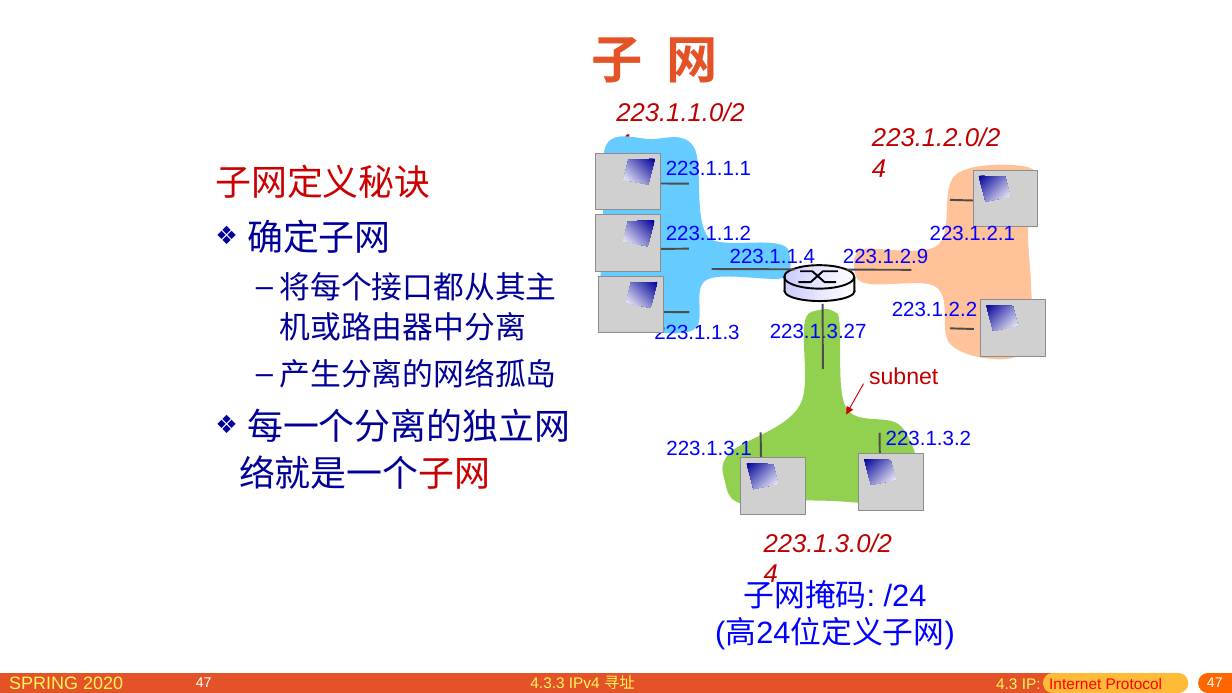
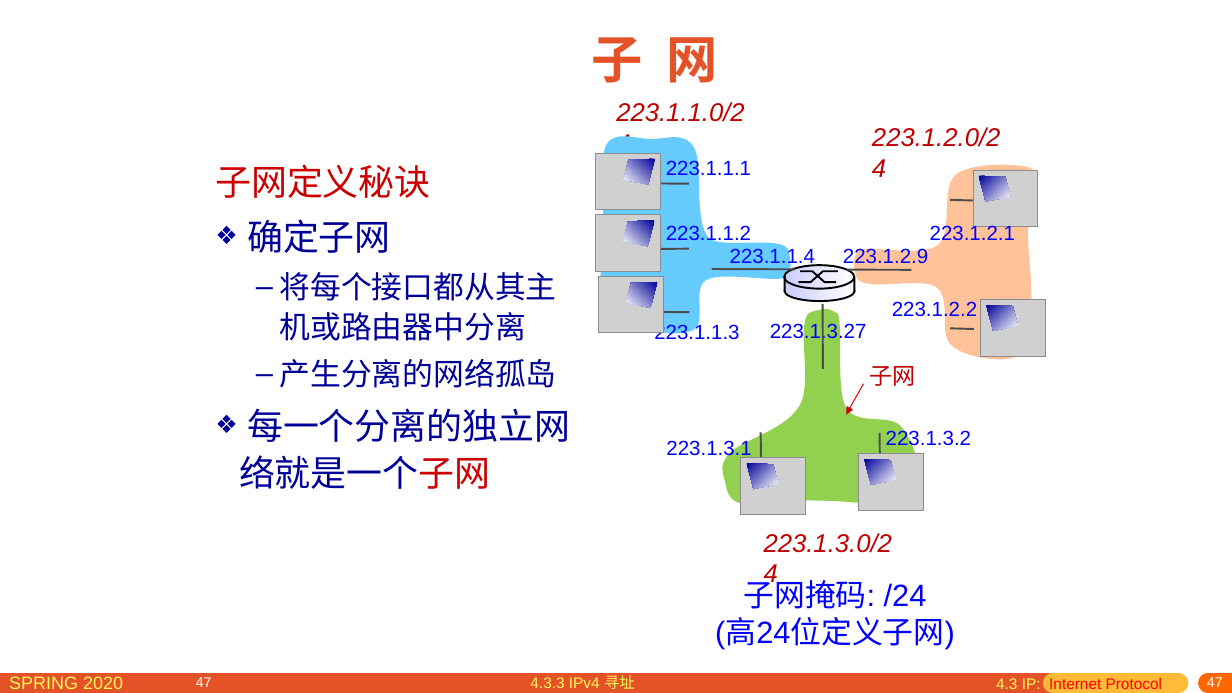
Before and after one commit to network-distributed/presentations, a slide deck: slide 47 of chapter4_cn.pptx. Drawn at 1232x693 pixels with LibreOffice and Linux fonts; fonts in the diff are those of the drawing; grey boxes stand for pictures. Boxes give left, top, right and bottom in pixels: in the first picture for what was removed or moved away, otherwise in the second. Text is boxed around its words. In the diff, an @@ line names an element or a change of style, - is before the commit and + after.

```diff
--- a/chapter4_cn.pptx
+++ b/chapter4_cn.pptx
@@ text at (869,366,915,386): text changed; font Arial to Noto Sans CJK SC @@
-subnet
+子网
```
Also in this commit, not shown: 15 other slides changed, 1 other file.
